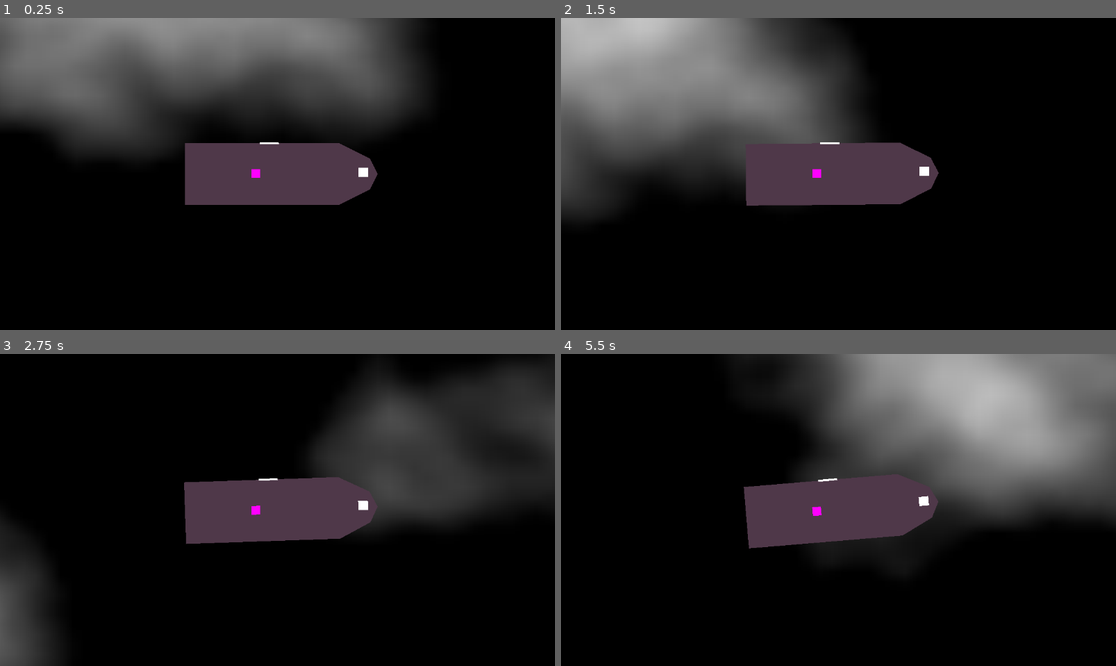
Above: before the commit, frames 1-4 (two rows, left to right).
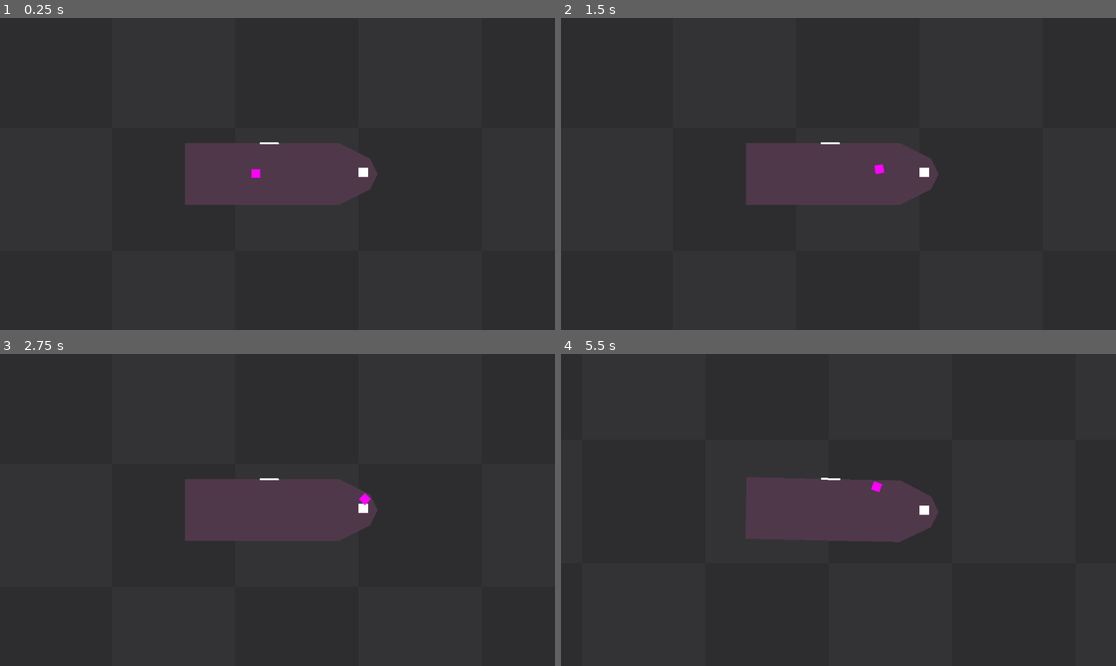
Above: after the commit, the same moments.

Repository: KevinStirling/FlipAndBurn
Game: Godot game, scene res://space.tscn
Two runs of this game, one before a commit and one after it. Both use one fixed random seed, a clock stepped at 60 frames per second and the inputs below.
Inputs:
- Up to frame 1 (0.25 s): no input
- Up to frame 2 (1.5 s): tap Enter at 0.5 s; hold D (lateral_right) 0.53-1.28 s; hold W (burn) 0.53-1.28 s; tap F (interact) at 0.8, 1.35 s; hold S (lateral_reverse) from 1.28 s (still down)
- Up to frame 3 (2.75 s): tap W (burn) at 1.55 s; release S (lateral_reverse) at 2.03 s; hold D (lateral_right) from 2.03 s (still down); hold W (burn) from 2.03 s (still down); tap F (interact) at 2.3 s
- Up to frame 4 (5.5 s): release D (lateral_right) at 2.78 s; release W (burn) at 2.78 s; hold Up (ui_up) 2.78-3.53 s; tap F (interact) at 2.85, 3.8, 4.35, 5.3 s; tap W (burn) at 3.05, 4.55 s; hold W (burn) 3.53-4.28 s; hold A (lateral_left) 3.53-5.03 s; hold S (lateral_reverse) from 5.03 s (still down); hold W (burn) from 5.03 s (still down)

The runs differ from the first frame. In frame 1, 83% of the frame differs, in the area x 0-100%, y 0-100%; in frame 2, 85%; in frame 3, 75%; in frame 4, 87%.
Error before the commit: Parse Error: The function signature doesn't match the parent. Parent signature is "reparent(Node, bool = <default>) -> void". (res://Player.gd:68)
Error after the commit: Invalid assignment of property or key 'current' with value of type 'bool' on a base object of type 'Camera2D'. (res://Player.gd:55)

Commit message:
fix player movement, ship physics, and add control switching between player controller and ship controller

Diff:
--- a/Player.gd
+++ b/Player.gd
@@ -6,10 +6,11 @@
 @onready var helm = get_node("/root/Space/Ship/Helm")
 @onready var ext_cam = get_node("/root/Space/Ship/ExternalCamera")
 
-const SPEED = 300.0
+const SPEED = 200.0
 const DEF_CAM_ZOOM = Vector2(3,3)
 
 var on_floor = true
+var in_helm_trigger = false
 var in_helm = false
 
 func _ready():
@@ -21,9 +22,9 @@
 func _player_entered_ship(body):
 	if on_floor != true:
 #		var pos = global_position
-		var pos = global_transform
-		reparent(body, ship)
-		transform = pos
+#		var pos = global_transform
+		reparent(ship, true)
+#		transform = pos
 		on_floor = true
 	print("player inside")
 	$Camera.zoom = DEF_CAM_ZOOM
@@ -32,51 +33,53 @@
 func _player_exited_ship(body):
 	if on_floor != false:
 		var pos = global_transform
-		reparent(self, space)
+		reparent(space, true)
 		transform = pos
 		on_floor = false
 	print("player outside")
 	$Camera.zoom = Vector2(1,1)
 	ship_interior.monitoring = true
 
+func _unhandled_input(event):
+		if Input.is_action_just_pressed("interact"):
+			if in_helm_trigger:
+				if in_helm :
+					print("no longer helming ship")
+					in_helm = false
+					ship.player_in_helm = false
+					$Camera.current = true
+				elif !in_helm:
+					print("now helming ship")
+					in_helm = true
+					ship.player_in_helm = true
+					ext_cam.current = true
+
 func _physics_process(delta):
-	if in_helm :
-		if Input.is_action_pressed("ui_up"):
-			pass
-		if Input.is_action_pressed("ui_down"):
-			pass
-		pass
-#		how am i going to get the signals between the player input and the ship?
-#		some kind of control interface?
-#		maybe create a resource inputmap for each state ( helm / not helm )
-#		https://docs.godotengine.org/en/stable/classes/class_inputmap.html
-#		could load it with code from a list of input actions or maybe swap inputmap resources?
-#		honestly probably just need to make a proper state machine and use it to tell when and which
-#		player is controlling the helms... or just have ship subscribe to signal for helm entered?
-
-	else:
+	if !in_helm :
 		velocity = Vector2.ZERO
 		var orientation_dir = Vector2.ZERO
-		var input_direction = Input.get_vector("ui_left", "ui_right", "up", "ui_down")
+		var input_direction = Input.get_vector("left", "right", "up", "down")
 		if on_floor :
 				velocity = input_direction.normalized().rotated(ship.transform.get_rotation()) * SPEED
 		else:
 				velocity = input_direction.normalized() * SPEED
+		if input_direction != Vector2.ZERO:
+			$Sprite2D.rotation = lerp_angle(deg_to_rad($Sprite2D.rotation_degrees), input_direction.angle(), .2)
 		move_and_slide()
 
-
-func reparent(child: Node, new_parent: Node):
-	var old_parent = get_parent()
-	old_parent.remove_child(child)
-	new_parent.call_deferred("add_child", child)
-	child.set_owner(new_parent)
+# apparently this now a built in func, may need to make my own though...
+#func reparent(child: Node, new_parent: Node):
+#	var old_parent = get_parent()
+#	old_parent.remove_child(child)
+#	new_parent.call_deferred("add_child", child)
+#	child.set_owner(new_parent)
 
 func _helm_entered(body):
-	print("helm entered")
-	ext_cam.current = true
-	in_helm = true
+	print("helm trigger entered")
+	in_helm_trigger = true
 
 func _helm_exited(body):
-	print("helm exited")
-	$Camera.current = true
-	in_helm = false
+	print("helm trigger exited")
+#	work around for area_entered emitting when ship moving fast
+	if !in_helm:
+		in_helm_trigger = false
--- a/Ship.gd
+++ b/Ship.gd
@@ -7,12 +7,7 @@
 var lat_thrust = Vector2(0, 5)
 var torque = 300
 
-#var burn
-#var lateral_reverse
-#var lateral_left
-#var lateral_right
-#var rotate_left
-#var rotate_right
+var player_in_helm = false
 
 # Called when the node enters the scene tree for the first time.
 func _ready():
@@ -25,15 +20,35 @@
 	pass
 
 func _integrate_forces(state):
-	if Input.is_action_pressed("burn"):
-		apply_central_impulse(thrust.rotated(transform.get_rotation()))
-	if Input.is_action_pressed("lateral_reverse"):
-		apply_central_impulse(lat_rev_thrust.rotated(transform.get_rotation()))
-	if Input.is_action_pressed("lateral_left"):
-		apply_impulse(lat_thrust.rotated(transform.get_rotation()))
-	if Input.is_action_pressed("lateral_right"):
-		apply_impulse(-lat_thrust.rotated(transform.get_rotation()))
-	if Input.is_action_pressed("rotate_left"):
-		apply_torque_impulse(torque)
-	if Input.is_action_pressed("rotate_right"):
-		apply_torque_impulse(-torque)
+	if player_in_helm:
+		if Input.is_action_pressed("burn"):
+			apply_central_impulse(thrust.rotated(transform.get_rotation()))
+		if Input.is_action_pressed("lateral_reverse"):
+			apply_central_impulse(lat_rev_thrust.rotated(transform.get_rotation()))
+		if Input.is_action_pressed("lateral_left"):
+			apply_impulse(lat_thrust.rotated(transform.get_rotation()))
+		if Input.is_action_pressed("lateral_right"):
+			apply_impulse(-lat_thrust.rotated(transform.get_rotation()))
+		if Input.is_action_pressed("rotate_left"):
+			apply_torque_impulse(torque)
+		if Input.is_action_pressed("rotate_right"):
+			apply_torque_impulse(-torque)
+
+# Possilbly these functions are a temp interface layer between the player and ship
+func main_burn():
+	Input.action_press("burn")
+
+func lat_rev():
+	Input.action_press("lateral_reverse")
+
+func lat_left():
+	Input.action_press("lateral_left")
+
+func lat_right():
+	Input.action_press("lateral_right")
+
+func rot_left():
+	Input.action_press("rotate_left")
+
+func rot_right():
+	Input.action_press("rotate_right")
--- a/project.godot
+++ b/project.godot
@@ -12,49 +12,64 @@
 
 config/name="FlipAndBurn"
 run/main_scene="res://space.tscn"
-config/features=PackedStringArray("4.0", "Forward Plus")
+config/features=PackedStringArray("4.0")
 config/icon="res://icon.svg"
 
 [input]
 
 burn={
 "deadzone": 0.5,
-"events": [Object(InputEventKey,"resource_local_to_scene":false,"resource_name":"","device":0,"window_id":0,"alt_pressed":false,"shift_pressed":false,"ctrl_pressed":false,"meta_pressed":false,"pressed":false,"keycode …(65 unchanged characters)…
+"events": [Object(InputEventKey,"resource_local_to_scene":false,"resource_name":"","device":0,"window_id":0,"store_command":true,"alt_pressed":false,"shift_pressed":false,"meta_pressed":false,"command_pressed":false,"pressed":false,"keycode …(65 unchanged characters)…
 ]
 }
 lateral_left={
 "deadzone": 0.5,
-"events": [Object(InputEventKey,"resource_local_to_scene":false,"resource_name":"","device":0,"window_id":0,"alt_pressed":false,"shift_pressed":false,"ctrl_pressed":false,"meta_pressed":false,"pressed":false,"keycode …(65 unchanged characters)…
+"events": [Object(InputEventKey,"resource_local_to_scene":false,"resource_name":"","device":0,"window_id":0,"store_command":true,"alt_pressed":false,"shift_pressed":false,"meta_pressed":false,"command_pressed":false,"pressed":false,"keycode …(65 unchanged characters)…
 ]
 }
 lateral_right={
 "deadzone": 0.5,
-"events": [Object(InputEventKey,"resource_local_to_scene":false,"resource_name":"","device":0,"window_id":0,"alt_pressed":false,"shift_pressed":false,"ctrl_pressed":false,"meta_pressed":false,"pressed":false,"keycode …(65 unchanged characters)…
+"events": [Object(InputEventKey,"resource_local_to_scene":false,"resource_name":"","device":0,"window_id":0,"store_command":true,"alt_pressed":false,"shift_pressed":false,"meta_pressed":false,"command_pressed":false,"pressed":false,"keycode …(65 unchanged characters)…
 ]
 }
 rotate_left={
 "deadzone": 0.5,
-"events": [Object(InputEventKey,"resource_local_to_scene":false,"resource_name":"","device":0,"window_id":0,"alt_pressed":false,"shift_pressed":false,"ctrl_pressed":false,"meta_pressed":false,"pressed":false,"keycode …(65 unchanged characters)…
+"events": [Object(InputEventKey,"resource_local_to_scene":false,"resource_name":"","device":0,"window_id":0,"store_command":true,"alt_pressed":false,"shift_pressed":false,"meta_pressed":false,"command_pressed":false,"pressed":false,"keycode …(65 unchanged characters)…
 ]
 }
 rotate_right={
 "deadzone": 0.5,
-"events": [Object(InputEventKey,"resource_local_to_scene":false,"resource_name":"","device":0,"window_id":0,"alt_pressed":false,"shift_pressed":false,"ctrl_pressed":false,"meta_pressed":false,"pressed":false,"keycode …(65 unchanged characters)…
+"events": [Object(InputEventKey,"resource_local_to_scene":false,"resource_name":"","device":0,"window_id":0,"store_command":true,"alt_pressed":false,"shift_pressed":false,"meta_pressed":false,"command_pressed":false,"pressed":false,"keycode …(65 unchanged characters)…
 ]
 }
 lateral_reverse={
 "deadzone": 0.5,
-"events": [Object(InputEventKey,"resource_local_to_scene":false,"resource_name":"","device":0,"window_id":0,"alt_pressed":false,"shift_pressed":false,"ctrl_pressed":false,"meta_pressed":false,"pressed":false,"keycode …(65 unchanged characters)…
+"events": [Object(InputEventKey,"resource_local_to_scene":false,"resource_name":"","device":0,"window_id":0,"store_command":true,"alt_pressed":false,"shift_pressed":false,"meta_pressed":false,"command_pressed":false,"pressed":false,"keycode …(65 unchanged characters)…
 ]
 }
 interact={
 "deadzone": 0.5,
-"events": [Object(InputEventKey,"resource_local_to_scene":false,"resource_name":"","device":0,"window_id":0,"alt_pressed":false,"shift_pressed":false,"ctrl_pressed":false,"meta_pressed":false,"pressed":false,"keycode …(65 unchanged characters)…
+"events": [Object(InputEventKey,"resource_local_to_scene":false,"resource_name":"","device":0,"window_id":0,"store_command":true,"alt_pressed":false,"shift_pressed":false,"meta_pressed":false,"command_pressed":false,"pressed":false,"keycode …(65 unchanged characters)…
 ]
 }
 up={
 "deadzone": 0.5,
-"events": [Object(InputEventKey,"resource_local_to_scene":false,"resource_name":"","device":0,"window_id":0,"alt_pressed":false,"shift_pressed":false,"ctrl_pressed":false,"meta_pressed":false,"pressed":false,"keycode …(65 unchanged characters)…
+"events": [Object(InputEventKey,"resource_local_to_scene":false,"resource_name":"","device":0,"window_id":0,"store_command":true,"alt_pressed":false,"shift_pressed":false,"meta_pressed":false,"command_pressed":false,"pressed":false,"keycode …(65 unchanged characters)…
+]
+}
+down={
+"deadzone": 0.5,
+"events": [Object(InputEventKey,"resource_local_to_scene":false,"resource_name":"","device":0,"window_id":0,"store_command":true,"alt_pressed":false,"shift_pressed":false,"meta_pressed":false,"command_pressed":false,"pressed":false,"keycode":0,"physical_keycode":83,"unicode":0,"echo":false,"script":null)
+]
+}
+left={
+"deadzone": 0.5,
+"events": [Object(InputEventKey,"resource_local_to_scene":false,"resource_name":"","device":0,"window_id":0,"store_command":true,"alt_pressed":false,"shift_pressed":false,"meta_pressed":false,"command_pressed":false,"pressed":false,"keycode":0,"physical_keycode":65,"unicode":0,"echo":false,"script":null)
+]
+}
+right={
+"deadzone": 0.5,
+"events": [Object(InputEventKey,"resource_local_to_scene":false,"resource_name":"","device":0,"window_id":0,"store_command":true,"alt_pressed":false,"shift_pressed":false,"meta_pressed":false,"command_pressed":false,"pressed":false,"keycode":0,"physical_keycode":68,"unicode":0,"echo":false,"script":null)
 ]
 }
 
--- a/space.tscn
+++ b/space.tscn
@@ -1,17 +1,8 @@
-[gd_scene load_steps=10 format=3 uid="uid://b876jo85g5nyk"]
+[gd_scene load_steps=8 format=3 uid="uid://b876jo85g5nyk"]
 
+[ext_resource type="Texture2D" uid="uid://bp6mn8enmdsja" path="res://texture_08.png" id="1_f62qd"]
 [ext_resource type="Script" path="res://Ship.gd" id="1_xiwe8"]
 [ext_resource type="Script" path="res://Player.gd" id="2_mq15w"]
-
-[sub_resource type="Gradient" id="Gradient_dtps5"]
-offsets = PackedFloat32Array(0.624454, 1)
-
-[sub_resource type="FastNoiseLite" id="FastNoiseLite_67fqo"]
-
-[sub_resource type="NoiseTexture2D" id="NoiseTexture2D_kyiut"]
-seamless = true
-color_ramp = SubResource("Gradient_dtps5")
-noise = SubResource("FastNoiseLite_67fqo")
 
 [sub_resource type="RectangleShape2D" id="RectangleShape2D_pney4"]
 
@@ -24,13 +15,16 @@
 
 [node name="Space" type="Node2D"]
 
-[node name="Sprite2D" type="Sprite2D" parent="."]
+[node name="TextureRect" type="TextureRect" parent="."]
 texture_repeat = 2
-position = Vector2(264, 412)
-scale = Vector2(25.2813, 20.3906)
-texture = SubResource("NoiseTexture2D_kyiut")
+offset_left = -500000.0
+offset_top = -500000.0
+offset_right = 500000.0
+offset_bottom = 500000.0
+texture = ExtResource("1_f62qd")
+stretch_mode = 1
 
-[node name="Ship" type="RigidBody2D" parent="."]
+[node name="Ship" type="RigidDynamicBody2D" parent="."]
 position = Vector2(568, 320)
 collision_layer = 3
 collision_mask = 0
@@ -61,6 +55,7 @@
 [node name="ExternalCamera" type="Camera2D" parent="Ship"]
 
 [node name="Helm" type="Area2D" parent="Ship"]
+process_mode = 3
 collision_layer = 0
 collision_mask = 4
 
@@ -79,7 +74,6 @@
 motion_mode = 1
 slide_on_ceiling = false
 floor_block_on_wall = false
-platform_floor_layers = 0
 script = ExtResource("2_mq15w")
 
 [node name="CollisionShape2D" type="CollisionShape2D" parent="Ship/Player"]
@@ -90,6 +84,5 @@
 texture = SubResource("PlaceholderTexture2D_o40aa")
 
 [node name="Camera" type="Camera2D" parent="Ship/Player"]
-ignore_rotation = false
 current = true
 zoom = Vector2(3, 3)
Binary file added: texture_08.png
Not shown, added: texture_08.png.import
